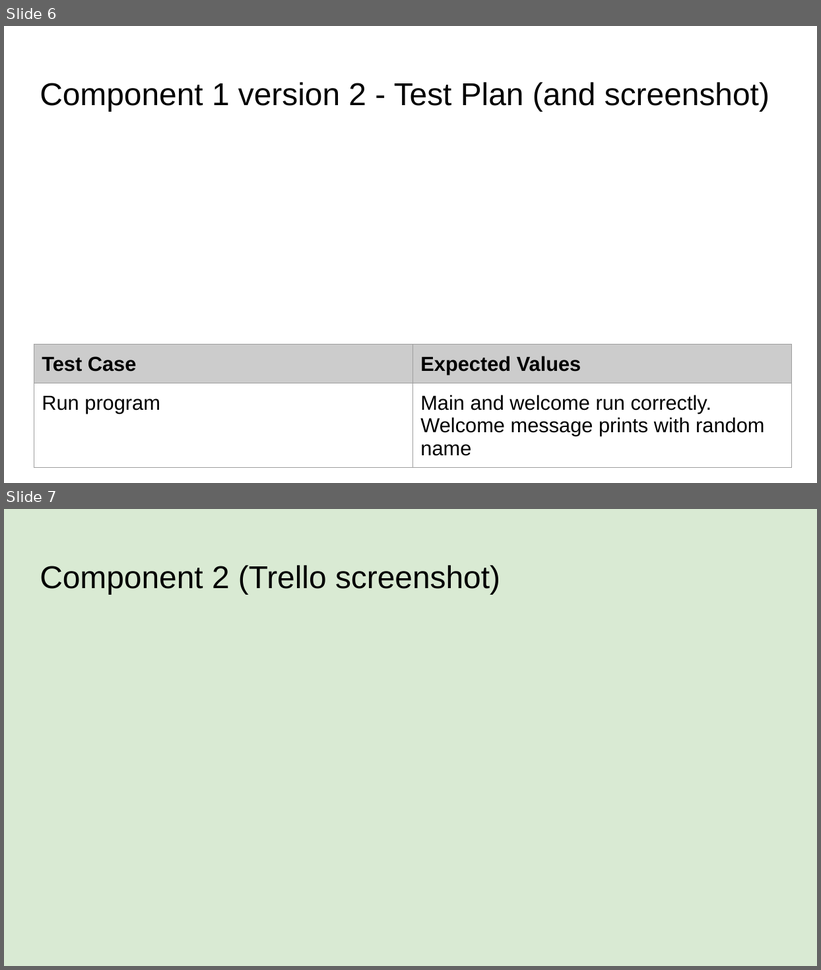
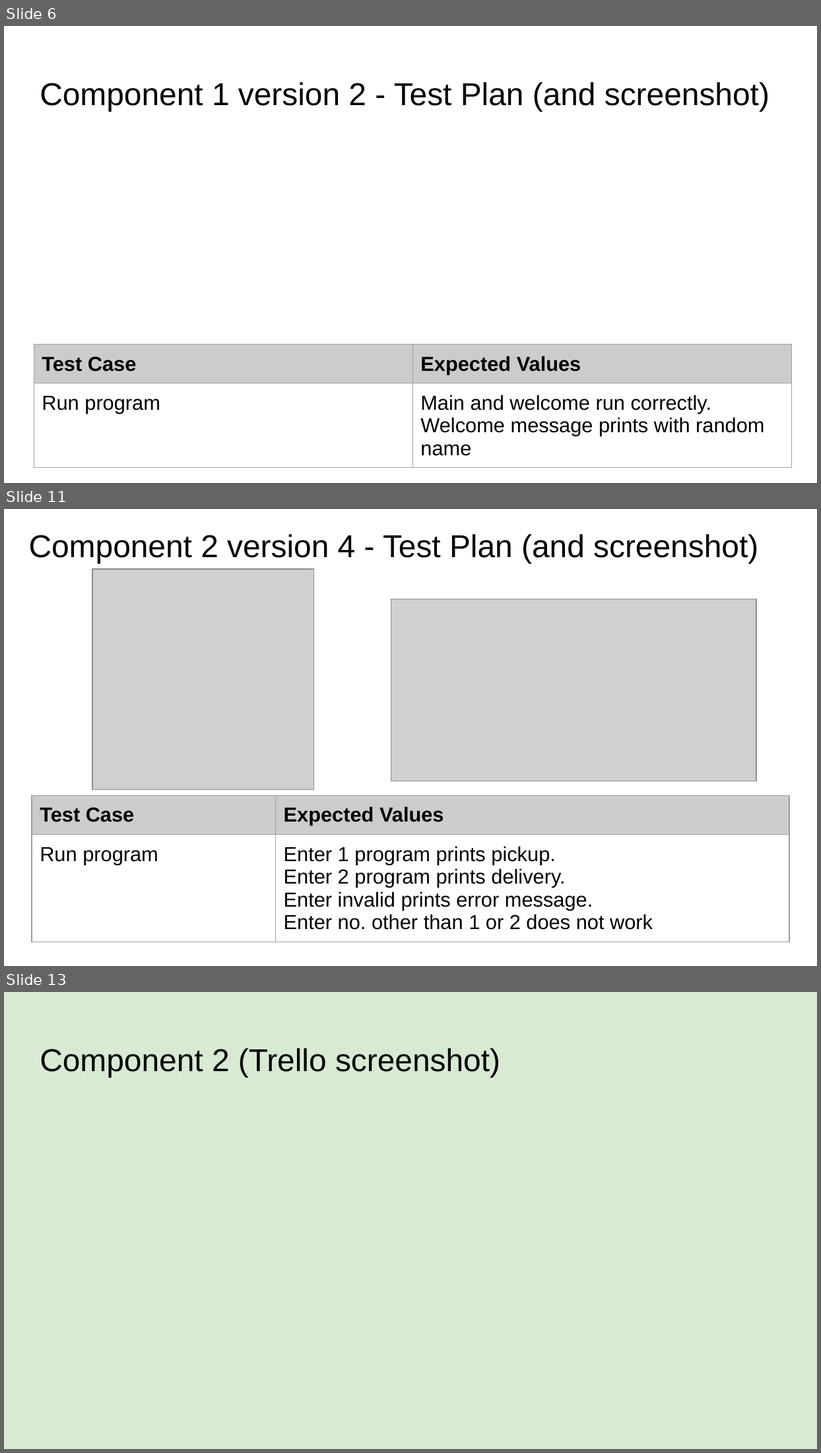
Before and after one commit to danettp/pizza_bot, a slide deck: 022_91893+_+91897+Documentation.pptx. Shown one above the other, each under a label of ours: slides 6 and 7 before the commit, slides 6, 11 and 13 after it; the slides between them are not shown. The pictures are 821x970 and 821x1453 pixels, drawn with LibreOffice and Linux fonts; fonts in the diff are those of the drawing; grey boxes stand for pictures. Boxes give left, top, right and bottom in pixels: in the first picture for what was removed or moved away, otherwise in the second. Text is boxed around its words. In the diff, an @@ line names an element or a change of style, - is before the commit and + after.

Commit message:
Created pickup or delivery menu
Created different versions of menu refining it in version 4.

```diff
--- a/022_91893+_+91897+Documentation.pptx
+++ b/022_91893+_+91897+Documentation.pptx
@@ slide 11 added at (x1=4, y1=509, x2=817, y2=966), background #FFFFFF @@
@@ title added at (x1=29, y1=534, x2=758, y2=563), 28 pt, text #000000 @@
+Component 2 version 4 - Test Plan (and screenshot)
@@ picture added at (x1=92, y1=569, x2=314, y2=790) @@
@@ picture added at (x1=391, y1=599, x2=756, y2=782) @@
@@ table added at (x1=32, y1=796, x2=789, y2=951), 2 rows, 2 columns @@
+Test Case | Expected Values
+Run program | Enter 1 program prints pickup. / Enter 2 program prints delivery. / Enter invalid prints error message. / Enter no. other than 1 or 2 does not work
@@ what was slide 7 is now slide 13 @@
```
Also in this commit, not shown: 5 other slides added, 3 other files.
